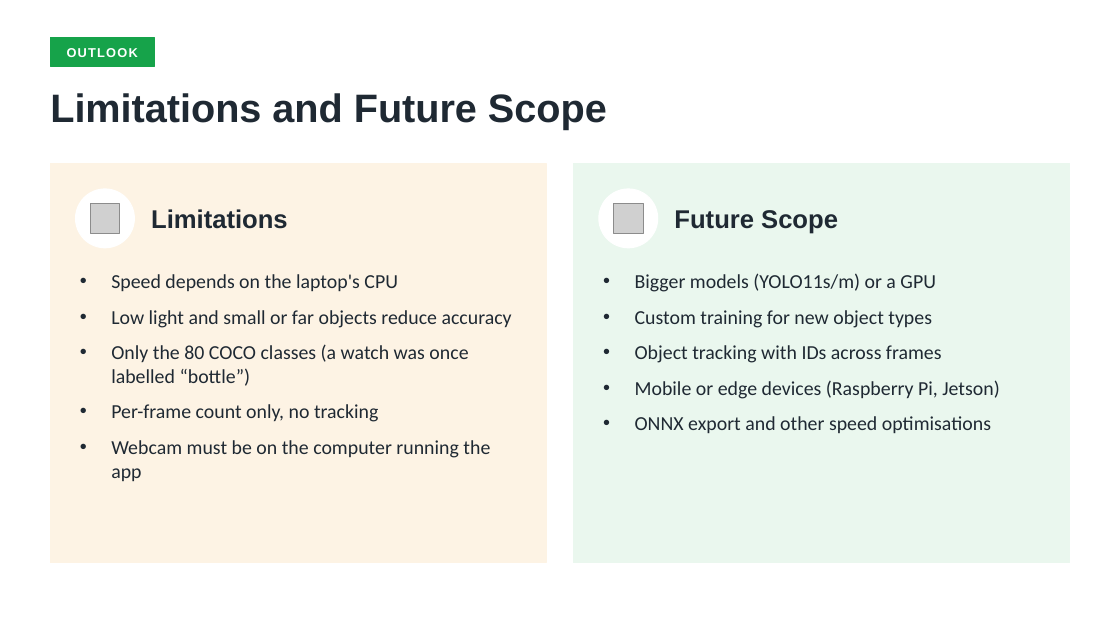
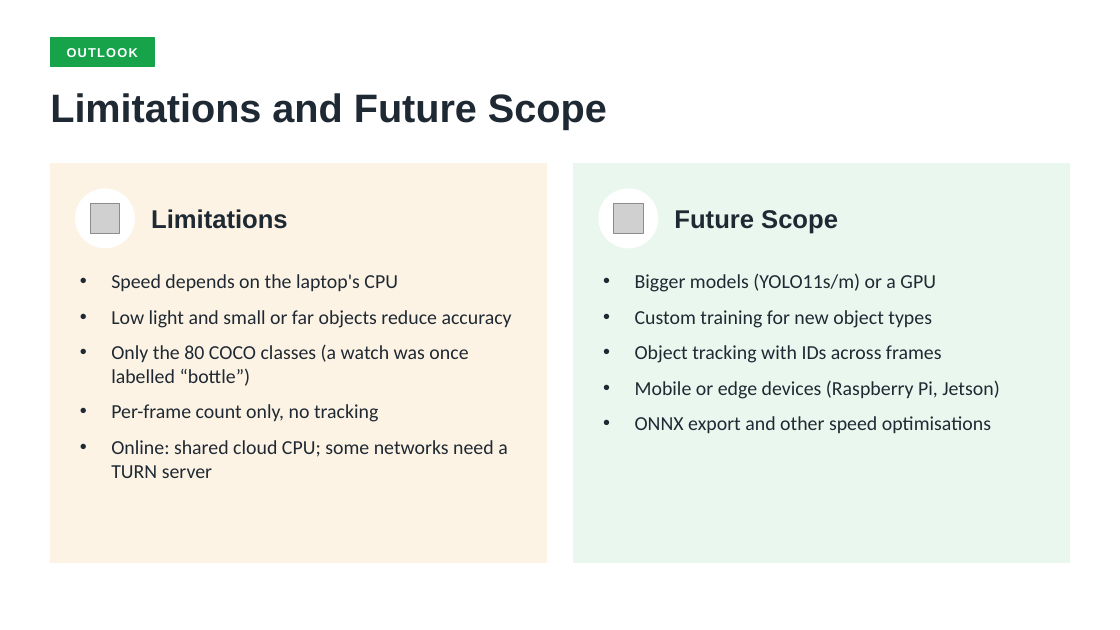
Before and after one commit to smitthakkar11/Real-Time-Object-Detection-YOLO, a slide deck: slide 13 of presentation/project_presentation.pptx. Drawn at 1120x630 pixels with LibreOffice and Linux fonts; fonts in the diff are those of the drawing; grey boxes stand for pictures. Boxes give left, top, right and bottom in pixels: in the first picture for what was removed or moved away, otherwise in the second. Text is boxed around its words. In the diff, an @@ line names an element or a change of style, - is before the commit and + after.

```diff
--- a/presentation/project_presentation.pptx
+++ b/presentation/project_presentation.pptx
@@ text at (x1=111, y1=440, x2=508, y2=478): text changed @@
-• Webcam must be on the computer running the app
+• Online: shared cloud CPU; some networks need a TURN server
```
Also in this commit, not shown: 6 other slides changed, 5 other files.
